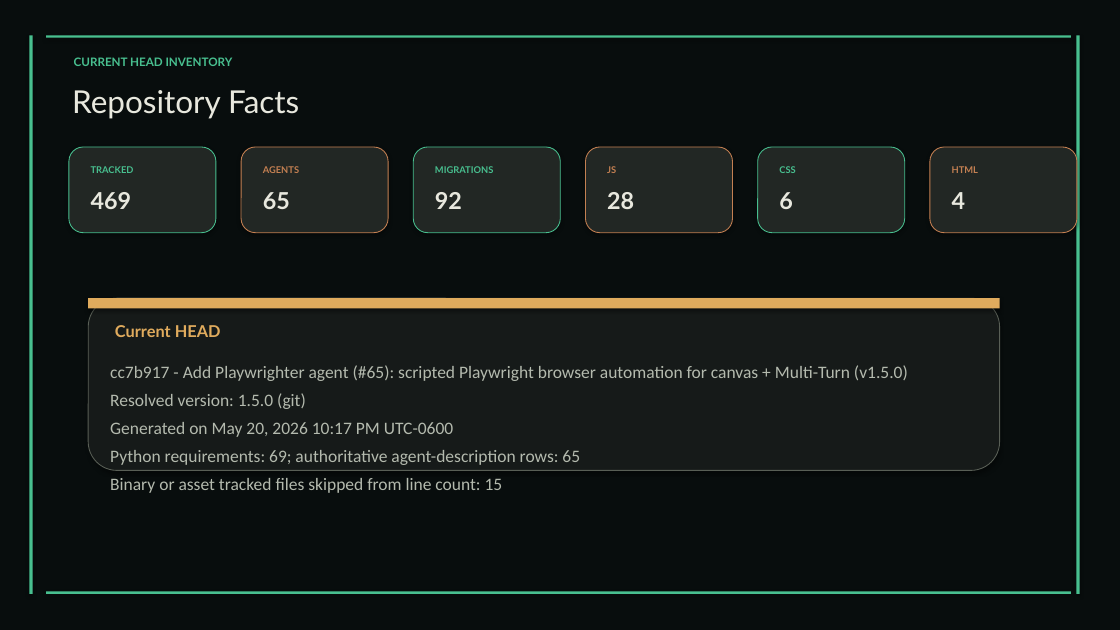
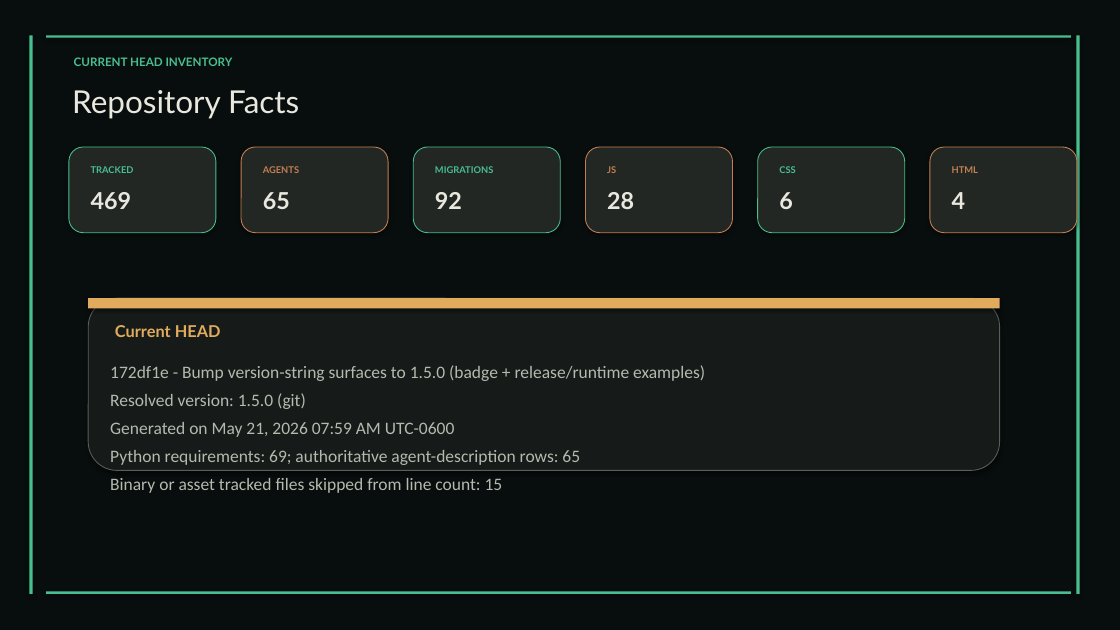
Before and after one commit to XAIHT/Tlamatini, a slide deck: slide 34 of Tlamatini_eXtended_Artificial_Intelligence_Humanly_Tempered.pptx. Drawn at 1120x630 pixels with LibreOffice and Linux fonts; fonts in the diff are those of the drawing. Boxes give left, top, right and bottom in pixels: in the first picture for what was removed or moved away, otherwise in the second. Text is boxed around its words. In the diff, an @@ line names an element or a change of style, - is before the commit and + after.

```diff
--- a/Tlamatini_eXtended_Artificial_Intelligence_Humanly_Tempered.pptx
+++ b/Tlamatini_eXtended_Artificial_Intelligence_Humanly_Tempered.pptx
@@ text at (110, 365, 705, 381): text changed @@
-cc7b917 - Add Playwrighter agent (#65): scripted Playwright browser automation for canvas + Multi-Turn (v1.5.0)
+172df1e - Bump version-string surfaces to 1.5.0 (badge + release/runtime examples)
@@ text at (110, 422, 455, 437): text changed @@
-Generated on May 20, 2026 10:17 PM UTC-0600
+Generated on May 21, 2026 07:59 AM UTC-0600
```
Also in this commit, not shown: 2 other slides changed, 2 slides removed, 1 other file.
